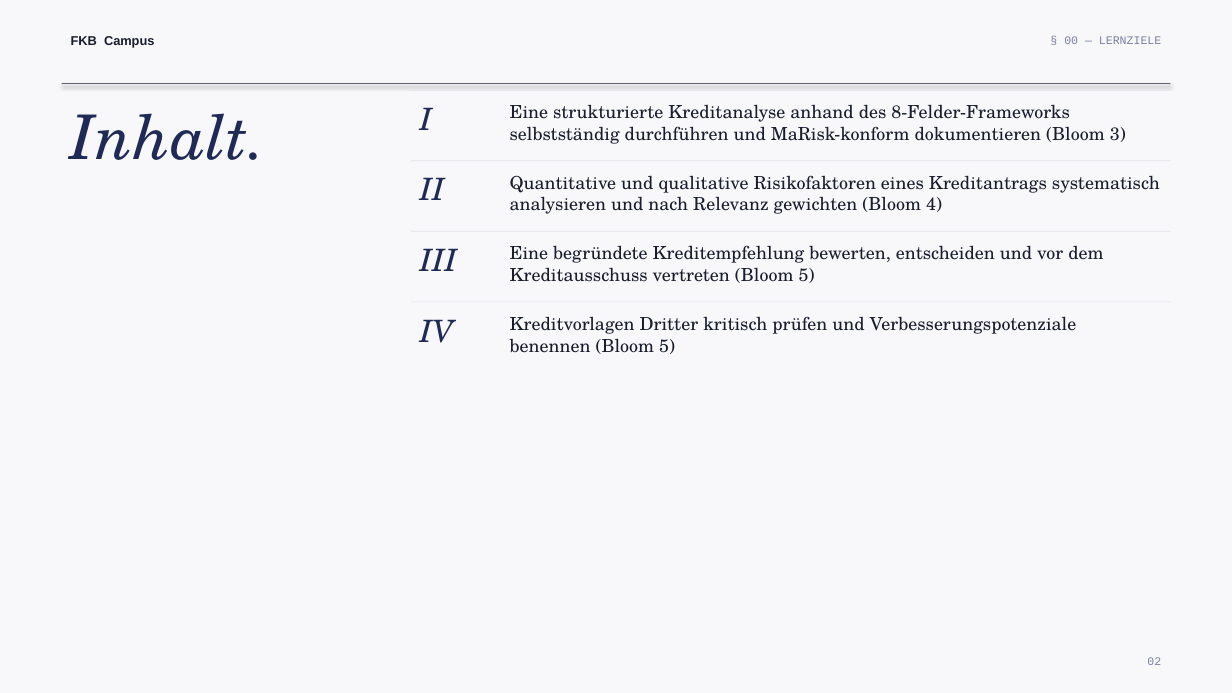
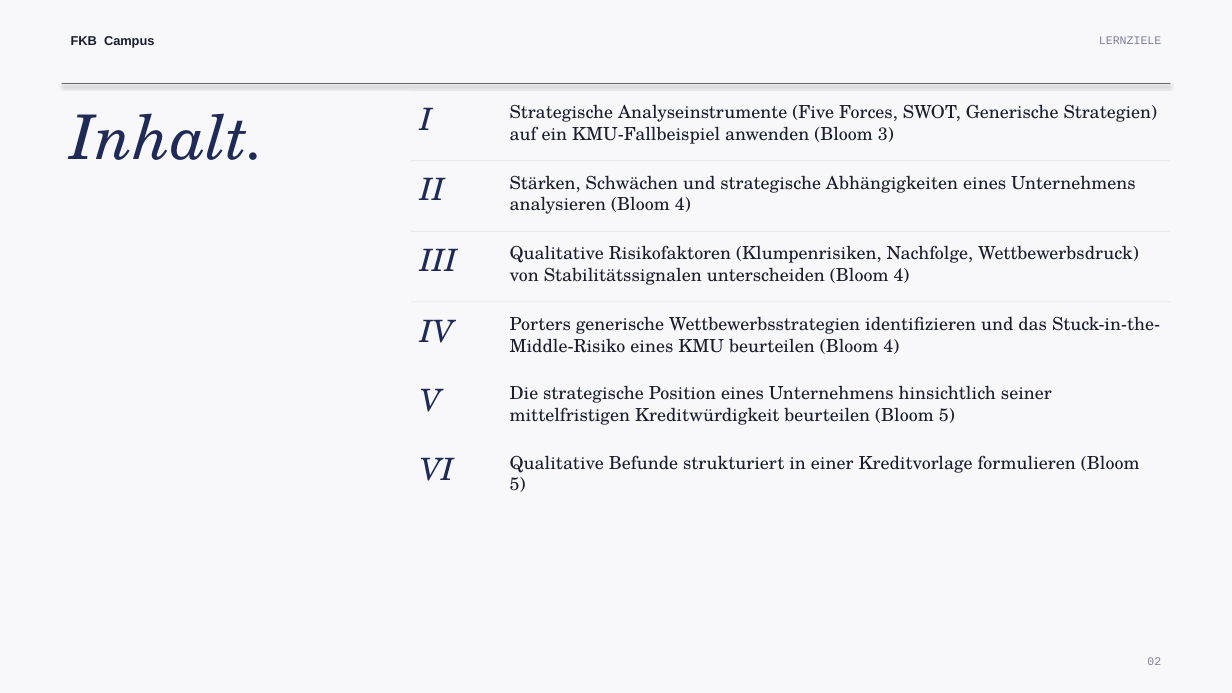
Before and after one commit to ck5rqc47pr-byte/firmenkundenakademie-online, a slide deck: slide 2 of public/downloads/praesentation/M22.pptx. Drawn at 1232x693 pixels with LibreOffice and Linux fonts; fonts in the diff are those of the drawing. Boxes give left, top, right and bottom in pixels: in the first picture for what was removed or moved away, otherwise in the second. Text is boxed around its words. In the diff, an @@ line names an element or a change of style, - is before the commit and + after.

```diff
--- a/public/downloads/praesentation/M22.pptx
+++ b/public/downloads/praesentation/M22.pptx
@@ text at (1099, 36, 1161, 44): text changed @@
-§ 00 — LERNZIELE
+LERNZIELE
@@ text at (510, 104, 1158, 144): text changed @@
-Eine strukturierte Kreditanalyse anhand des 8-Felder-Frameworks selbstständig durchführen und MaRisk-konform dokumentieren (Bloom 3)
+Strategische Analyseinstrumente (Five Forces, SWOT, Generische Strategien) auf ein KMU-Fallbeispiel anwenden (Bloom 3)
@@ text at (510, 175, 1136, 214): text changed @@
-Quantitative und qualitative Risikofaktoren eines Kreditantrags systematisch analysieren und nach Relevanz gewichten (Bloom 4)
+Stärken, Schwächen und strategische Abhängigkeiten eines Unternehmens analysieren (Bloom 4)
@@ text at (510, 245, 1139, 285): text changed @@
-Eine begründete Kreditempfehlung bewerten, entscheiden und vor dem Kreditausschuss vertreten (Bloom 5)
+Qualitative Risikofaktoren (Klumpenrisiken, Nachfolge, Wettbewerbsdruck) von Stabilitätssignalen unterscheiden (Bloom 4)
@@ text at (510, 316, 1160, 354): text changed @@
-Kreditvorlagen Dritter kritisch prüfen und Verbesserungspotenziale benennen (Bloom 5)
+Porters generische Wettbewerbsstrategien identifizieren und das Stuck-in-the-Middle-Risiko eines KMU beurteilen (Bloom 4)
@@ text added at (420, 388, 442, 412), 24 pt, text #1F2B56, italic @@
+V
@@ text added at (510, 385, 1052, 425), 14 pt, text #191D2E @@
+Die strategische Position eines Unternehmens hinsichtlich seiner mittelfristigen Kreditwürdigkeit beurteilen (Bloom 5)
@@ text added at (420, 457, 454, 481), 24 pt, text #1F2B56, italic @@
+VI
@@ text added at (510, 455, 1140, 492), 14 pt, text #191D2E @@
+Qualitative Befunde strukturiert in einer Kreditvorlage formulieren (Bloom 5)
```
Also in this commit, not shown: 7 other slides changed, 3 slides added, 3 slides removed.
